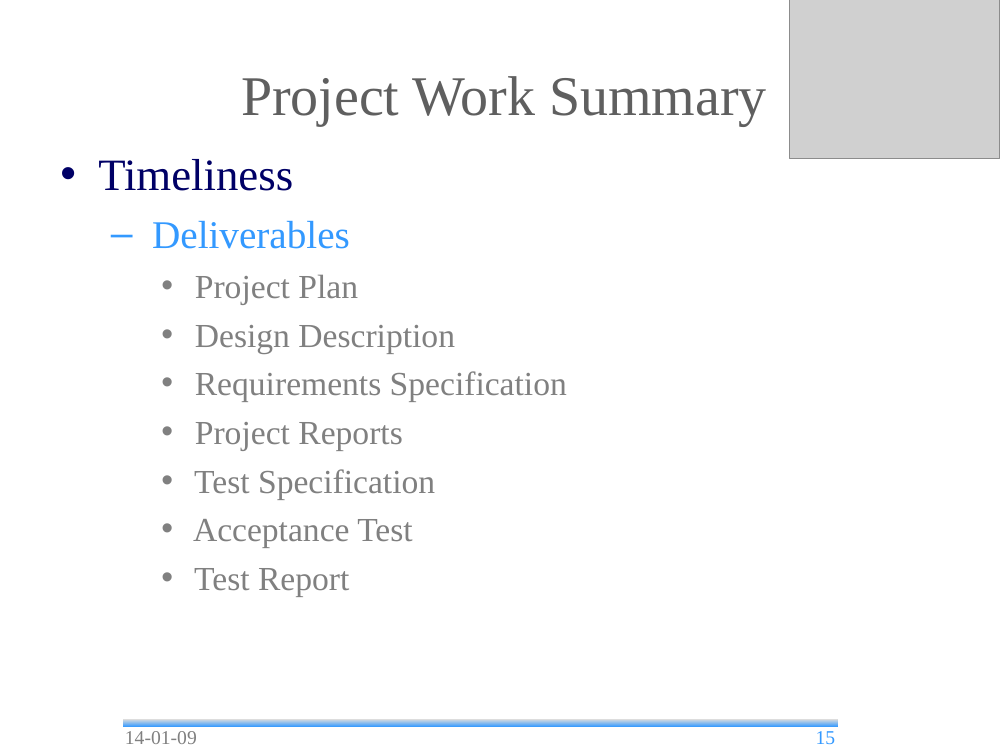
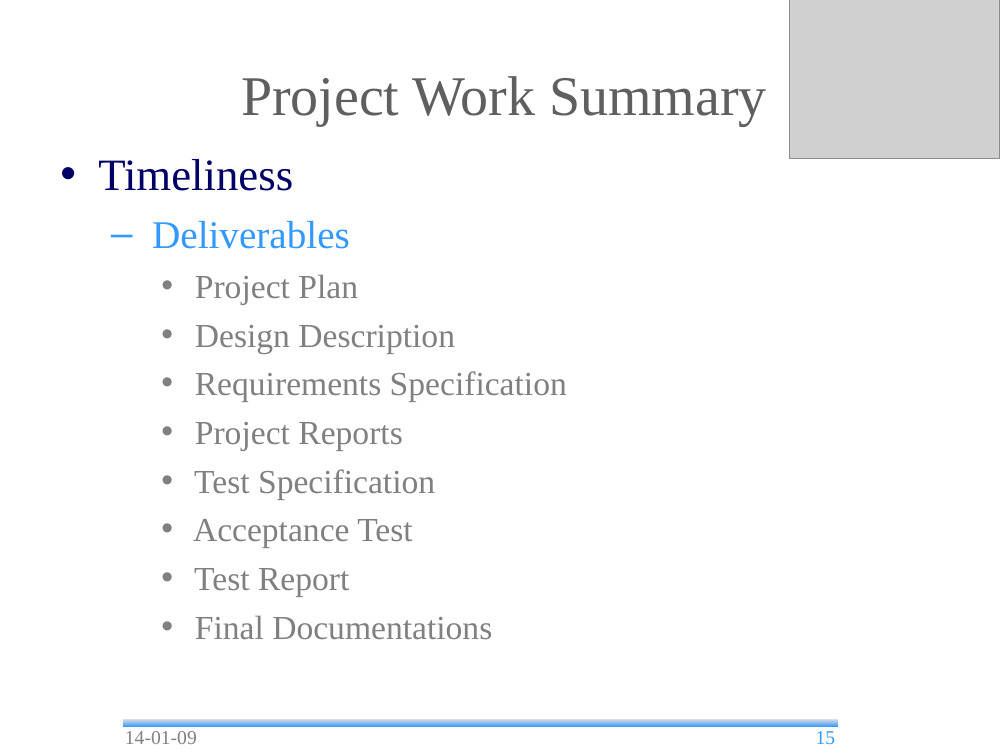
Before and after one commit to andrea-bottoli/DSD, a slide deck: slide 15 of Documentation/Presentations/Final_Presentation.odp. Drawn at 1008x756 pixels with LibreOffice and Linux fonts; fonts in the diff are those of the drawing; grey boxes stand for pictures; background and template pictures are left out. Boxes give left, top, right and bottom in pixels: in the first picture for what was removed or moved away, otherwise in the second. Text is boxed around its words. In the diff, an @@ line names an element or a change of style, - is before the commit and + after.

```diff
--- a/Documentation/Presentations/Final_Presentation.odp
+++ b/Documentation/Presentations/Final_Presentation.odp
@@ text at box(195, 615, 492, 639): paragraph added @@
+    • Final Documentations
```
Also in this commit, not shown: 8 other slides changed, 2 slides added, 1 slide removed, 3 other files.
